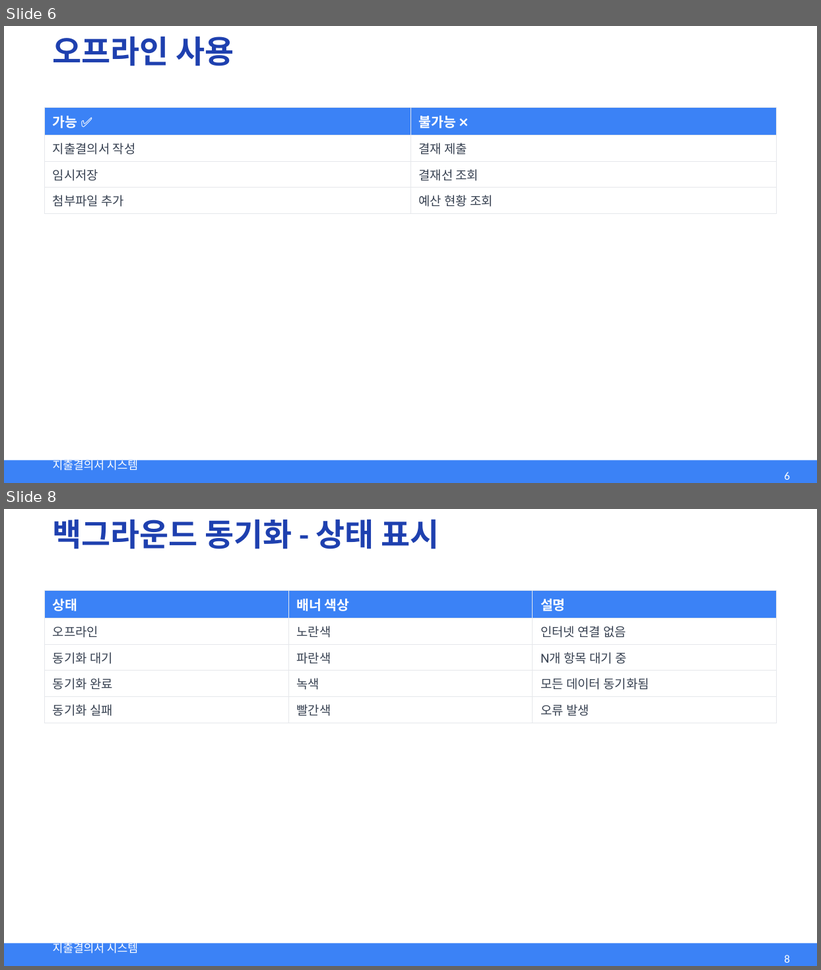
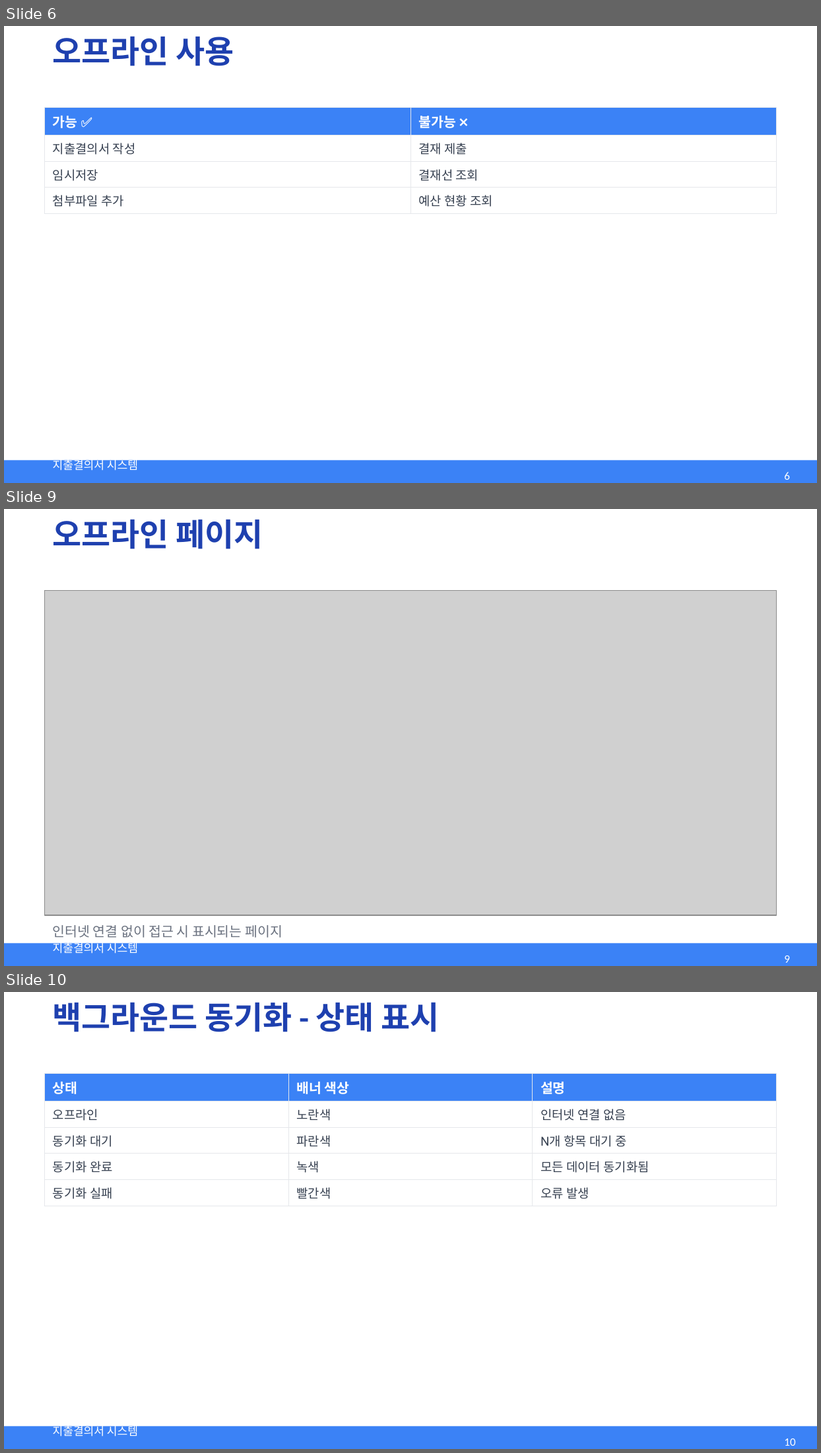
Before and after one commit to can1001/expense-saas, a slide deck: docs/user-guide/presentations/02-pwa-guide.pptx. Shown one above the other, each under a label of ours: slides 6 and 8 before the commit, slides 6, 9 and 10 after it; the slides between them are not shown. The pictures are 821x970 and 821x1453 pixels, drawn with LibreOffice and Linux fonts; fonts in the diff are those of the drawing; grey boxes stand for pictures. Boxes give left, top, right and bottom in pixels: in the first picture for what was removed or moved away, otherwise in the second. Text is boxed around its words. In the diff, an @@ line names an element or a change of style, - is before the commit and + after.

```diff
--- a/docs/user-guide/presentations/02-pwa-guide.pptx
+++ b/docs/user-guide/presentations/02-pwa-guide.pptx
@@ slide 9 added at (x1=4, y1=509, x2=817, y2=966), background #FFFFFF; not listed: 2 template elements that a slide beside it also shows @@
@@ text added at (x1=53, y1=519, x2=263, y2=549), 28 pt, text #1E40AF, bold @@
+오프라인 페이지
@@ picture added at (x1=45, y1=590, x2=776, y2=916) @@
@@ text added at (x1=53, y1=925, x2=283, y2=938), 12 pt, text #6B7280 @@
+인터넷 연결 없이 접근 시 표시되는 페이지
@@ page number added at (x1=784, y1=956, x2=790, y2=963), 10 pt, text #FFFFFF @@
+9
@@ what was slide 8 is now slide 10 @@
@@ page number at (x1=784, y1=1439, x2=795, y2=1446): text changed @@
-8
+10
```
Also in this commit, not shown: 1 slide changed, 1 other slide added, 5 other files.
